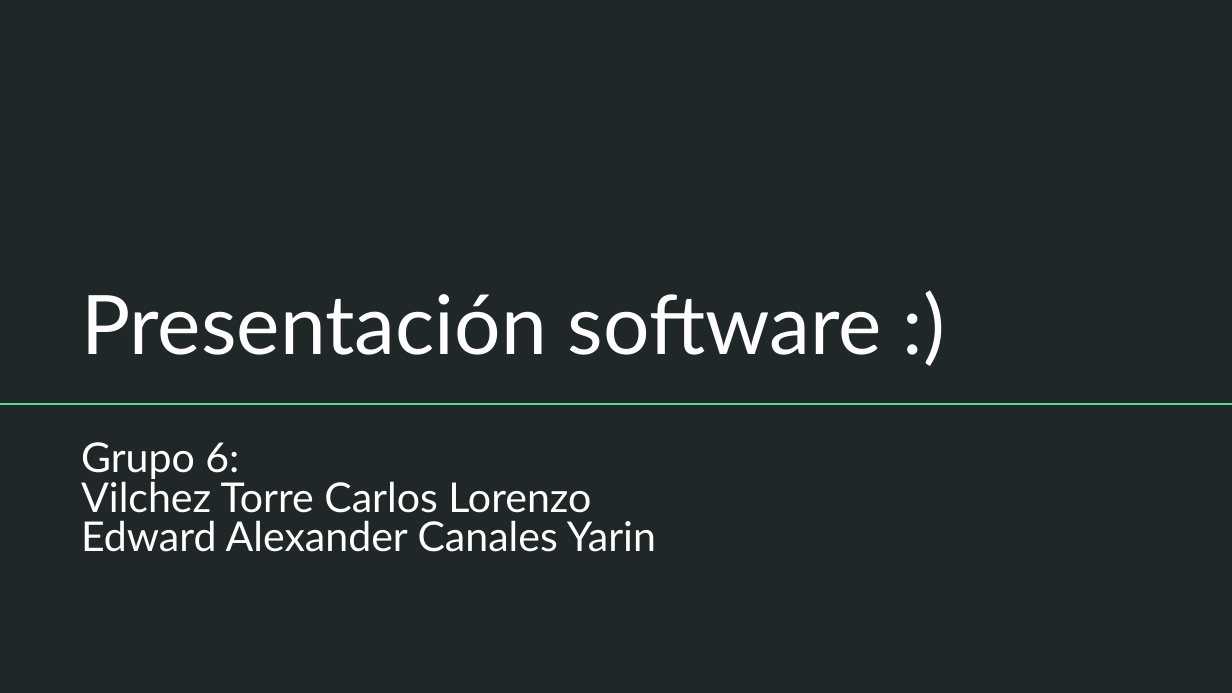
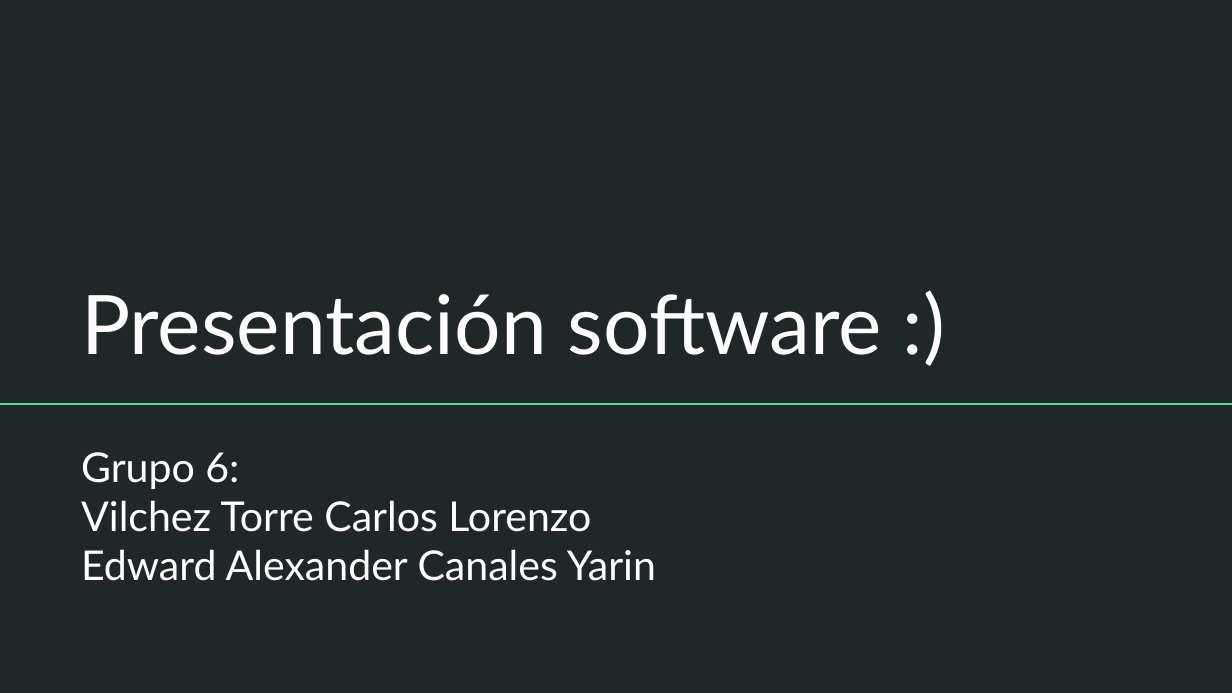
Before and after one commit to CarlosVilchez123/ACTVIDADES-CC3S2, a slide deck: slide 1 of Presentacion_de_software_Grupo6.pptx. Drawn at 1232x693 pixels with LibreOffice and Linux fonts; fonts in the diff are those of the drawing. Boxes give left, top, right and bottom in pixels: in the first picture for what was removed or moved away, otherwise in the second. Text is boxed around its words. In the diff, an @@ line names an element or a change of style, - is before the commit and + after.

Commit message:
Presentacion grupo 6-modificado

```diff
--- a/Presentacion_de_software_Grupo6.pptx
+++ b/Presentacion_de_software_Grupo6.pptx
@@ subtitle "Grupo 6:" at [81, 452, 656, 581]: line spacing 0.8 to 1 @@
```
Also in this commit, not shown: 1 other slide changed.
